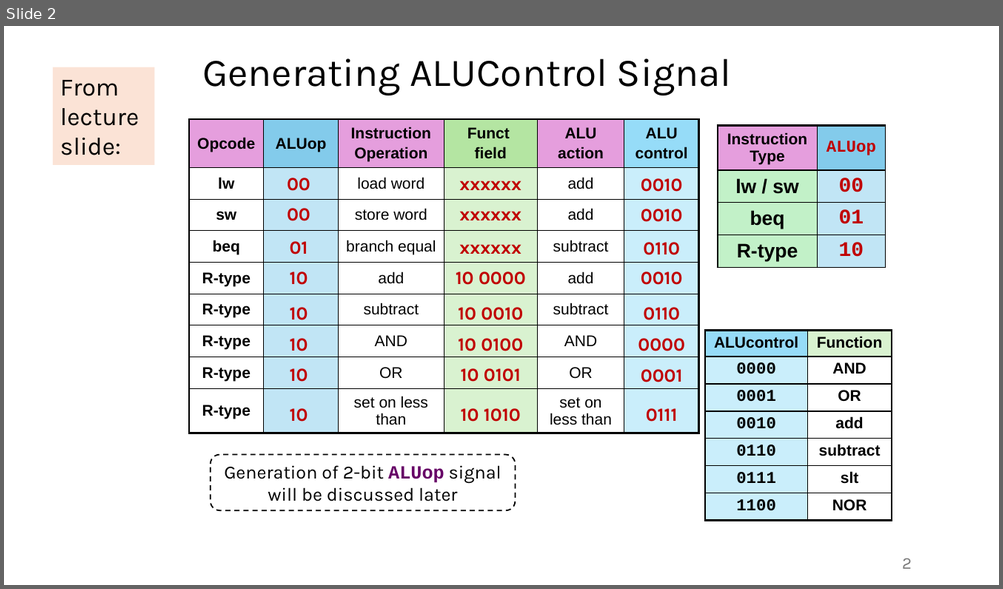
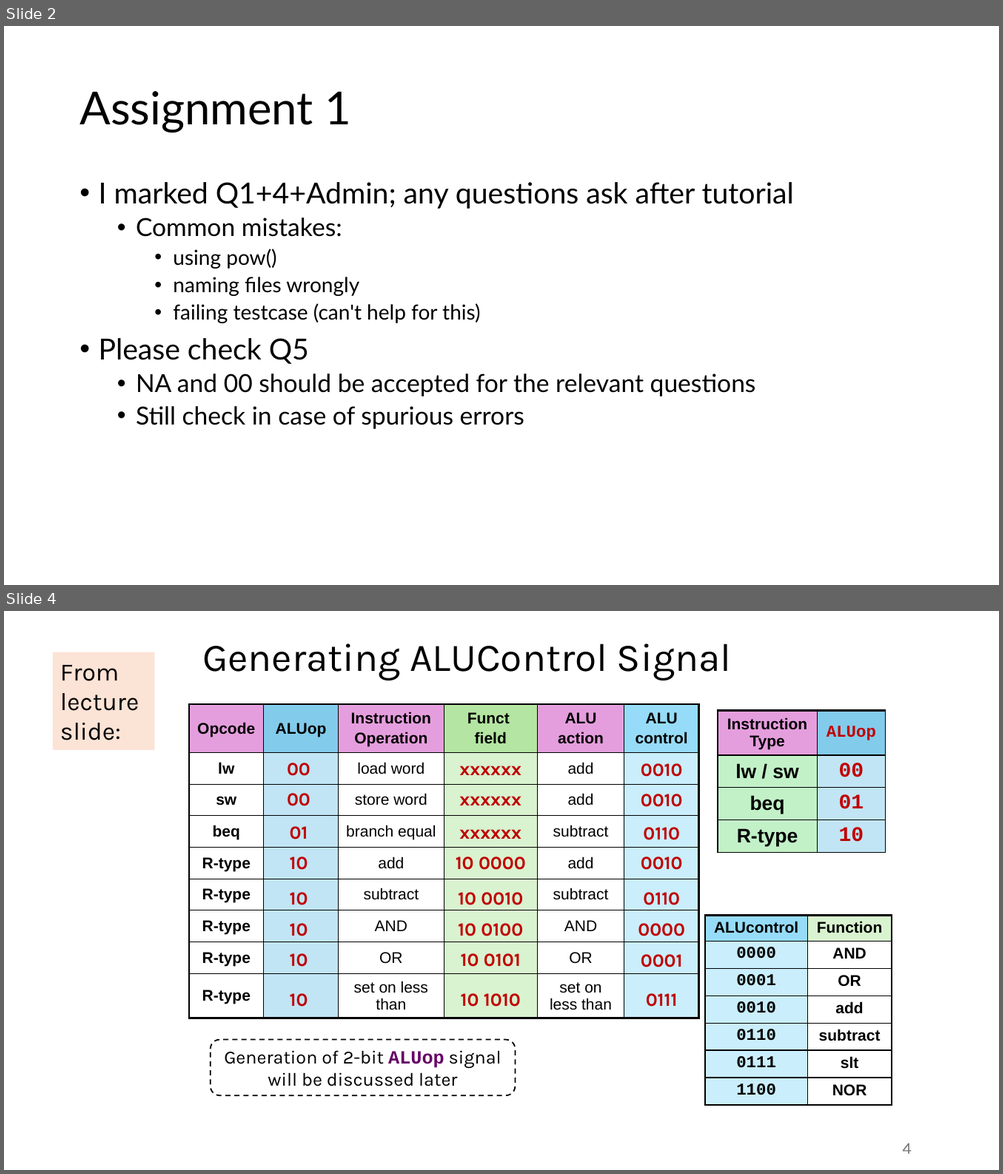
Before and after one commit to theodoreleebrant/TA-2425S1, a slide deck: CS2100/CS2100 Tutorial 5.pptx. Shown one above the other, each under a label of ours: slide 2 before the commit, slides 2 and 4 after it; the slides between them are not shown. The pictures are 1003x589 and 1003x1174 pixels, drawn with LibreOffice and Linux fonts; fonts in the diff are those of the drawing. Boxes give left, top, right and bottom in pixels: in the first picture for what was removed or moved away, otherwise in the second. Text is boxed around its words. In the diff, an @@ line names an element or a change of style, - is before the commit and + after.

```diff
--- a/CS2100/CS2100 Tutorial 5.pptx
+++ b/CS2100/CS2100 Tutorial 5.pptx
@@ slide 2 added at (x1=4, y1=26, x2=999, y2=585), background #FFFFFF @@
@@ title added at (x1=79, y1=91, x2=352, y2=133), 44 pt, text #000000 @@
+Assignment 1
@@ text added at (x1=99, y1=182, x2=794, y2=429), 24 pt, text #000000 @@
+• I marked Q1+4+Admin; any questions ask after tutorial
+  • Common mistakes:
+    • using pow()
+    • naming files wrongly
+    • failing testcase (can't help for this)
+• Please check Q5
+  • NA and 00 should be accepted for the relevant questions
+  • Still check in case of spurious errors
@@ what was slide 2 is now slide 4 @@
@@ page number at (x1=902, y1=1144, x2=910, y2=1154): text changed @@
-2
+4
```
Also in this commit, not shown: 4 slides changed, 1 other slide added.
